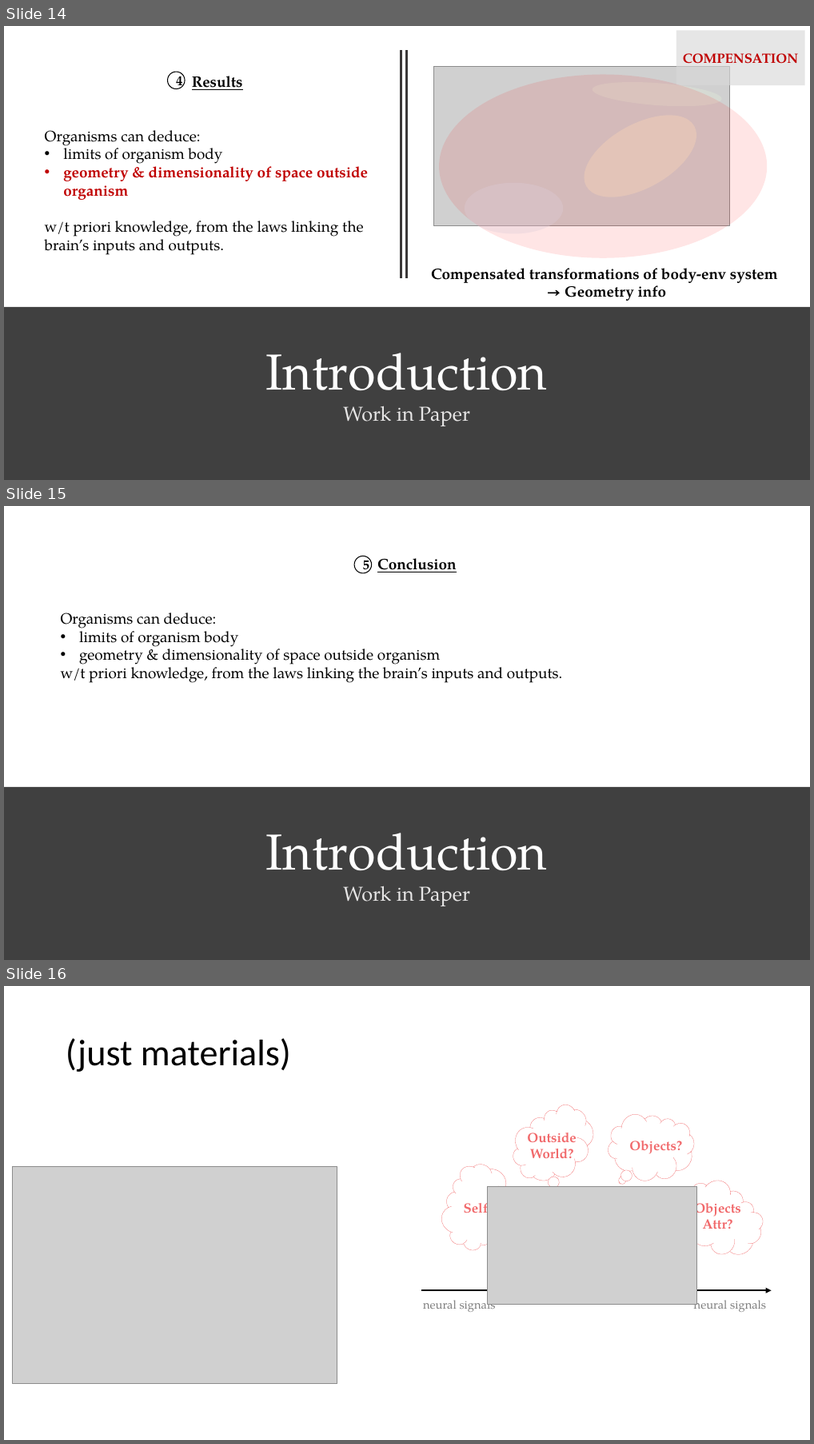
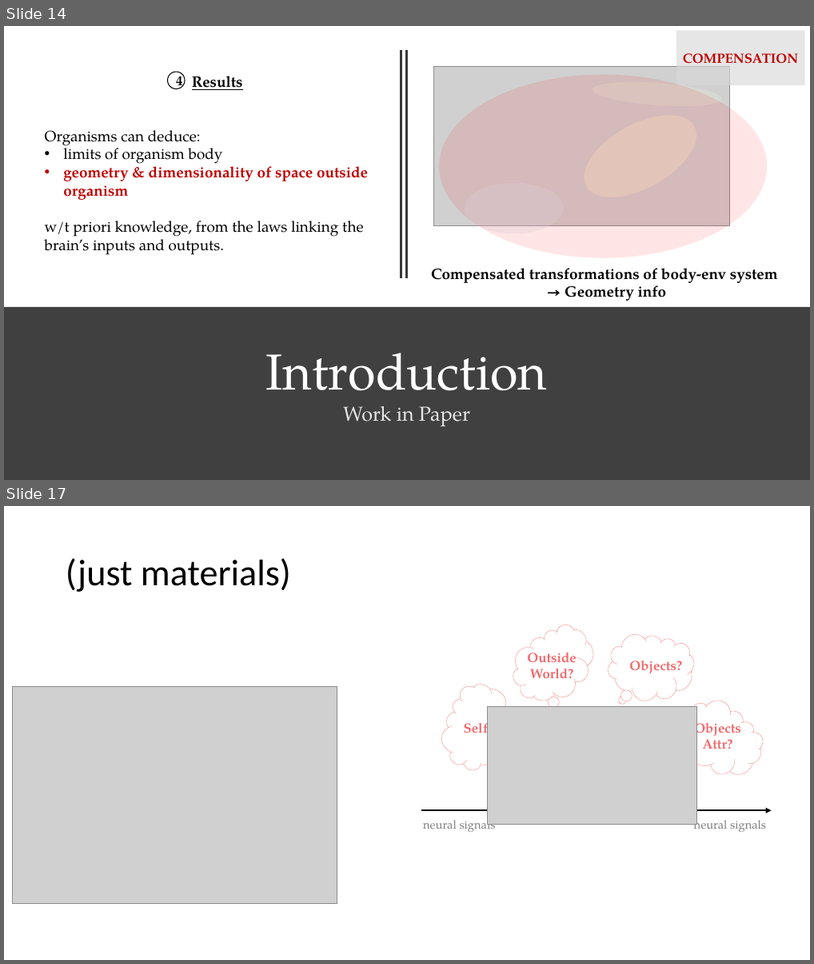
Before and after one commit to youqad/Neurorobotics_Project, a slide deck: Project Pres.pptx. Shown one above the other, each under a label of ours: slides 14, 15 and 16 before the commit, slides 14 and 17 after it; the slides between them are not shown. The pictures are 814x1444 and 814x964 pixels, drawn with LibreOffice and Linux fonts; fonts in the diff are those of the drawing; grey boxes stand for pictures. Boxes give left, top, right and bottom in pixels: in the first picture for what was removed or moved away, otherwise in the second. Text is boxed around its words. In the diff, an @@ line names an element or a change of style, - is before the commit and + after.

Commit message:
intro done

```diff
--- a/Project Pres.pptx
+++ b/Project Pres.pptx
@@ slide 15 removed at [4,506,810,960], background #FFFFFF @@
@@ text removed at [61,558,563,683] @@
-Conclusion
-Organisms can deduce:
-• limits of organism body
-• geometry & dimensionality of space outside organism
-w/t priori knowledge, from the laws linking the brain’s inputs and outputs.
@@ ellipse removed at [355,556,373,574] @@
-5
@@ rectangle removed at [4,787,810,960] @@
@@ title removed at [266,832,548,888] @@
-Introduction
@@ text removed at [343,886,470,906] @@
-Work in Paper
@@ what was slide 16 is now slide 17 @@
```
Also in this commit, not shown: 1 slide changed, 2 slides added.
